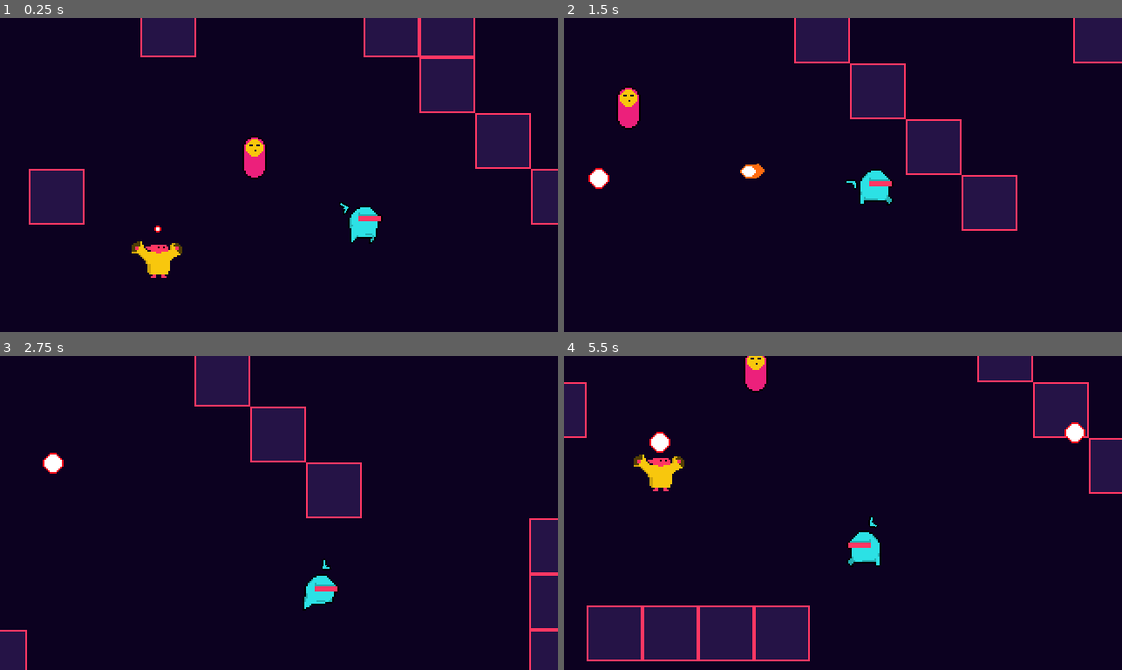
Above: before the commit, frames 1-4 (two rows, left to right).
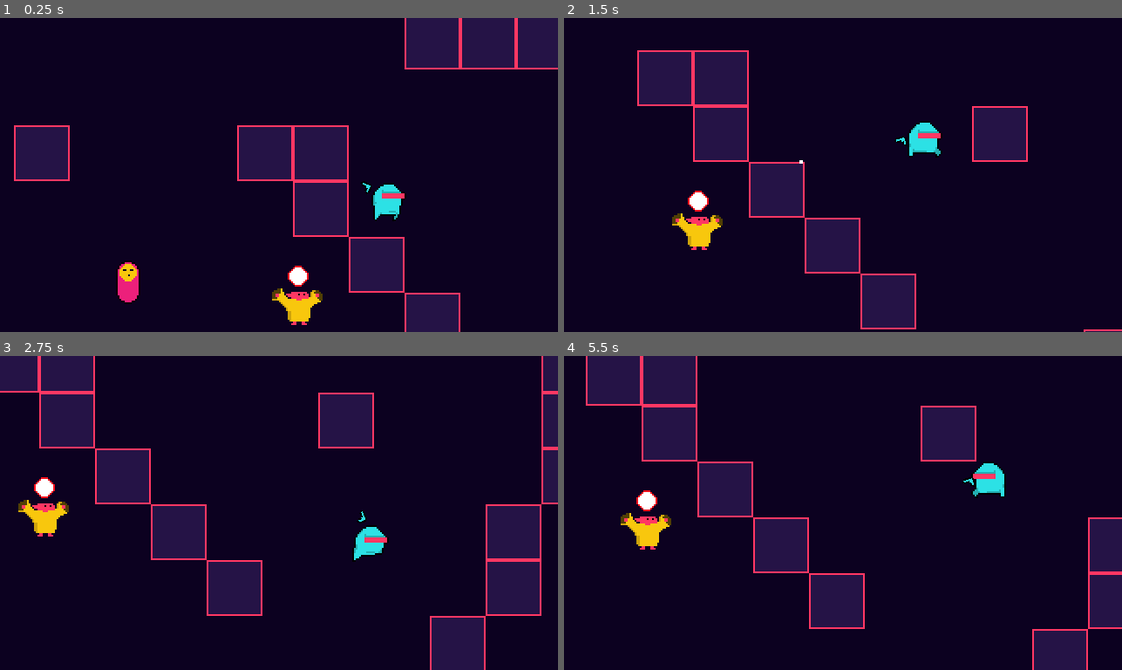
Above: after the commit, the same moments.

Repository: GregCK/RetroGun
Game: Godot game, scene res://World.tscn
The game is run twice, just before and just after one commit, with the same random seed, the same clock (stepped at 60 frames per second) and the same inputs.
Inputs (mouse positions are in pixels of both pictures, inside the frame that each line leads up to):
- Up to frame 1 (0.25 s): no input
- Up to frame 2 (1.5 s): move the mouse to (965, 159) at 0.52 s; press the mouse at (965, 159) at 0.53 s; hold D (right) 0.53-1.28 s; move the mouse to (731, 190) at 1.27 s; release the mouse at (731, 190) at 1.28 s; hold S (down) from 1.28 s (still down); click (731, 190) at 1.35 s
- Up to frame 3 (2.75 s): move the mouse to (334, 443) at 2.02 s; release S (down) at 2.03 s; press the mouse at (334, 443) at 2.03 s; hold D (right) from 2.03 s (still down)
- Up to frame 4 (5.5 s): move the mouse to (815, 575) at 2.77 s; release D (right) at 2.78 s; release the mouse at (815, 575) at 2.78 s; hold W (up) 2.78-3.53 s; click (815, 575) at 2.85 s; move the mouse to (1010, 560) at 3.52 s; press the mouse at (1010, 560) at 3.53 s; hold A (left) 3.53-5.03 s; move the mouse to (675, 465) at 4.27 s; release the mouse at (675, 465) at 4.28 s; click (675, 465) at 4.35 s; move the mouse to (870, 513) at 5.02 s; press the mouse at (870, 513) at 5.03 s; hold S (down) from 5.03 s (still down)

The runs differ from the first frame. In frame 1, 24% of the frame differs, in the area x 2-100%, y 0-100%; in frame 2, 23%; in frame 3, 27%; in frame 4, 30%, in the area x 0-100%, y 0-100%.

Commit message:
raycast not working

Diff:
--- a/Enemies/EnemyBullet.gd
+++ b/Enemies/EnemyBullet.gd
@@ -17,3 +17,7 @@
 
 func _physics_process(delta):
 	velocity = move_and_slide(velocity)
+
+
+func _on_Hitbox_area_entered(area):
+	queue_free()
--- a/Enemies/EnemyBullet.tscn
+++ b/Enemies/EnemyBullet.tscn
@@ -19,5 +19,6 @@
 
 [node name="CollisionShape2D" parent="Hitbox" index="0"]
 shape = SubResource( 1 )
+[connection signal="area_entered" from="Hitbox" to="." method="_on_Hitbox_area_entered"]
 
 [editable path="Hitbox"]
--- a/Enemies/Goblin.gd
+++ b/Enemies/Goblin.gd
@@ -8,11 +8,16 @@
 onready var playerDetectionZone = $PlayerDetectionZone
 onready var animationPlayer = $AnimationPlayer
 onready var firePoint = $FirePoint
+onready var shotTimer = $ShotTimer
+onready var playerCast = $FirePoint/PlayerCast
 
+export var shots_to_fire = 4
+var shots_fired = 0
 
 enum State{
 	PATROL,
-	ENGAGE
+	AIM,
+	SHOOT
 }
 
 var current_state : int = -1 setget set_state
@@ -29,13 +34,15 @@
 	match current_state:
 		State.PATROL:
 			pass
-		State.ENGAGE:
+		State.AIM:
+			pass
+		State.SHOOT:
 			pass
 
 func set_state(new_state: int):
 	if new_state == current_state:
 		return
-	if new_state == State.ENGAGE:
+	if new_state == State.AIM:
 		animationPlayer.play("summon")
 	current_state = new_state
 	emit_signal("state_changed", current_state)
@@ -49,8 +56,29 @@
 	bullet.set_global_position(firePoint.get_global_position())
 	get_parent().add_child(bullet)
 
+	shots_fired += 1
+
+	shotTimer.start()
+
+
+
 
 func _on_PlayerDetectionZone_body_entered(body):
 	if body.is_in_group("player"):
 		player = body
-		set_state(State.ENGAGE)
+		var player_pos = player.get_global_position() * 2
+		player_pos = to_local(player_pos)
+		playerCast.set_cast_to(player_pos)
+		playerCast.force_raycast_update()
+		var cast_location = playerCast.get_cast_to()
+
+		var coll = playerCast.get_collider()
+		if playerCast.is_colliding() and coll.is_in_group("player"):
+			set_state(State.AIM)
+
+
+func _on_ShotTimer_timeout():
+	if shots_fired < shots_to_fire:
+		fire()
+	else:
+		set_state(State.PATROL)
--- a/Enemies/Goblin.tscn
+++ b/Enemies/Goblin.tscn
@@ -71,6 +71,7 @@
 [node name="Goblin" type="KinematicBody2D" groups=[
 "enemies",
 ]]
+collision_layer = 4
 script = ExtResource( 6 )
 
 [node name="Sprite" type="Sprite" parent="."]
@@ -103,15 +104,27 @@
 [node name="BlinkAnimationPlayer" parent="." instance=ExtResource( 5 )]
 
 [node name="PlayerDetectionZone" type="Area2D" parent="."]
-visible = false
+monitoring = false
+monitorable = false
+collision_layer = 0
+collision_mask = 10
 
 [node name="CollisionShape2D" type="CollisionShape2D" parent="PlayerDetectionZone"]
 shape = SubResource( 6 )
 
 [node name="FirePoint" type="Position2D" parent="."]
 position = Vector2( 0, -10.692 )
+
+[node name="PlayerCast" type="RayCast2D" parent="FirePoint"]
+enabled = true
+exclude_parent = false
+collision_mask = 11
+
+[node name="ShotTimer" type="Timer" parent="."]
+wait_time = 0.5
 [connection signal="no_health" from="Stats" to="." method="_on_Stats_no_health"]
 [connection signal="area_entered" from="Hurtbox" to="." method="_on_Hurtbox_area_entered"]
 [connection signal="body_entered" from="PlayerDetectionZone" to="." method="_on_PlayerDetectionZone_body_entered"]
+[connection signal="timeout" from="ShotTimer" to="." method="_on_ShotTimer_timeout"]
 
 [editable path="Hurtbox"]
--- a/Player/Player.gd
+++ b/Player/Player.gd
@@ -6,6 +6,7 @@
 onready var camera = $PlayerCam
 onready var center = $Weapon
 onready var stats = $Stats
+onready var blinkAnimationPlayer = $BlinkAnimationPlayer
 
 const ACCELERATION = 500
 const MAX_SPEED = 100
@@ -66,4 +67,8 @@
 
 
 func _on_Hurtbox_area_entered(area):
-	stats.health -= area.damage
+	if not area.get("damage") == null:
+		stats.health -= area.damage
+		blinkAnimationPlayer.play("Start")
+	else:
+		print("area does not have damage car")
--- a/Player/Player.tscn
+++ b/Player/Player.tscn
@@ -10,6 +10,13 @@
 [ext_resource path="res://Effects/ShakeCam.gd" type="Script" id=8]
 [ext_resource path="res://HitBoxes/Hurtbox.tscn" type="PackedScene" id=9]
 [ext_resource path="res://Enemies/Stats.tscn" type="PackedScene" id=10]
+[ext_resource path="res://Effects/FlashWhite.shader" type="Shader" id=11]
+[ext_resource path="res://Effects/BlinkAnimationPlayer.tscn" type="PackedScene" id=12]
+
+[sub_resource type="ShaderMaterial" id=6]
+resource_local_to_scene = true
+shader = ExtResource( 11 )
+shader_param/active = false
 
 [sub_resource type="CapsuleShape2D" id=1]
 radius = 5.52633
@@ -62,6 +69,7 @@
 script = ExtResource( 2 )
 
 [node name="Sprite" type="Sprite" parent="."]
+material = SubResource( 6 )
 texture = ExtResource( 1 )
 vframes = 3
 hframes = 3
@@ -125,6 +133,8 @@
 shape = SubResource( 5 )
 
 [node name="Stats" parent="." instance=ExtResource( 10 )]
+
+[node name="BlinkAnimationPlayer" parent="." instance=ExtResource( 12 )]
 [connection signal="timeout" from="PlayerCam/Timer" to="PlayerCam" method="_on_Timer_timeout"]
 [connection signal="timeout" from="Weapon/Pistol/MuzzleFlareSprite/Timer" to="Weapon/Pistol" method="_on_Timer_timeout"]
 [connection signal="timeout" from="Weapon/Pistol/GunPitchTimer" to="Weapon/Pistol" method="_on_GunPitchTimer_timeout"]
--- a/Player/PlayerBullet.tscn
+++ b/Player/PlayerBullet.tscn
@@ -13,6 +13,7 @@
 height = 6.20328
 
 [node name="PlayerBullet" type="KinematicBody2D"]
+collision_layer = 0
 script = ExtResource( 2 )
 
 [node name="Sprite" type="Sprite" parent="."]
--- a/World.tscn
+++ b/World.tscn
@@ -47,9 +47,10 @@
 [node name="YSort" type="YSort" parent="."]
 
 [node name="Player" parent="YSort" instance=ExtResource( 1 )]
+position = Vector2( 85.7197, -84.1322 )
 
 [node name="PillarGuy" parent="YSort" instance=ExtResource( 3 )]
 position = Vector2( -62.7024, -38.0976 )
 
 [node name="Goblin" parent="YSort" instance=ExtResource( 4 )]
-position = Vector2( -119.055, 13.8898 )
+position = Vector2( 34.129, -30.5574 )
Not shown: 1 places in Player/Player.tscn that only renumber resources
